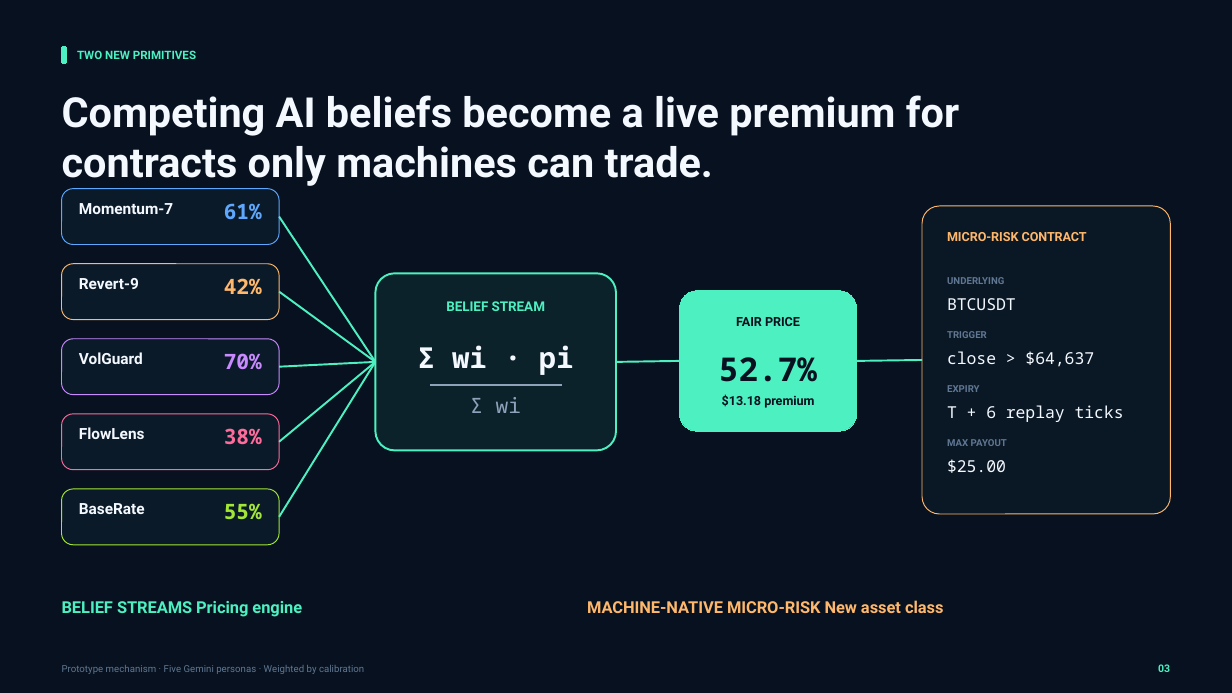
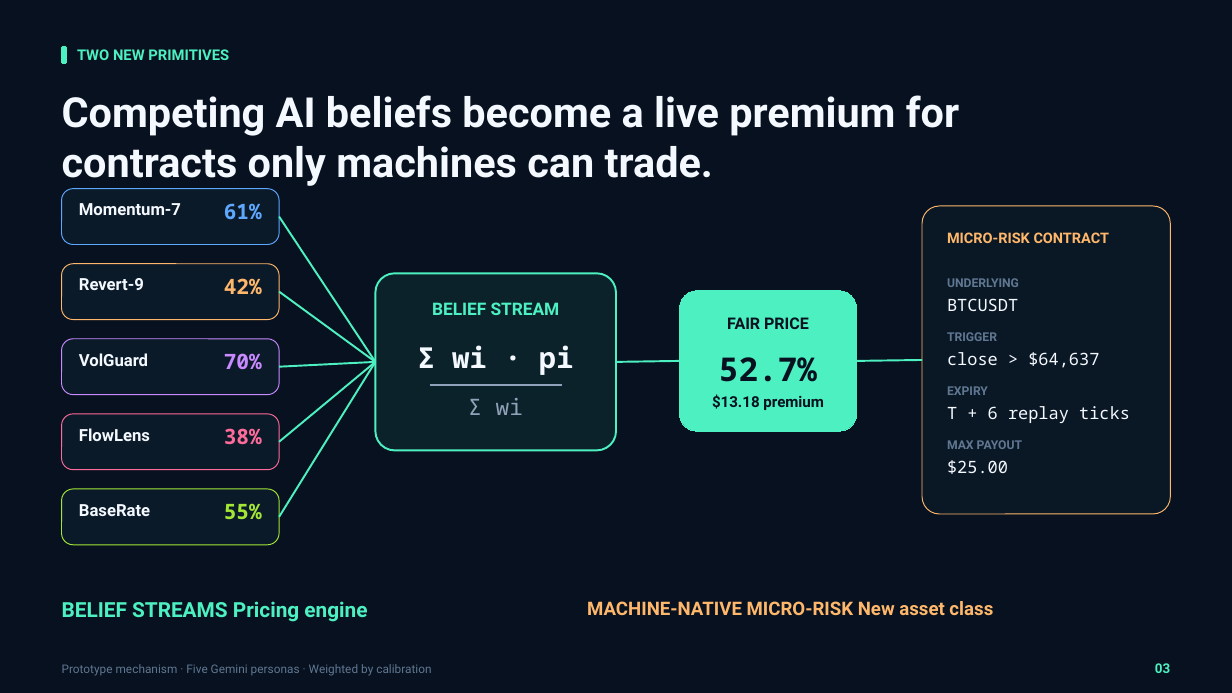
Before and after one commit to ChrysisAndreou/riskmesh, a slide deck: slide 3 of docs/pitch/riskmesh-agent-risk-exchange.pptx. Drawn at 1232x693 pixels with LibreOffice and Linux fonts; fonts in the diff are those of the drawing. Boxes give left, top, right and bottom in pixels: in the first picture for what was removed or moved away, otherwise in the second. Text is boxed around its words. In the diff, an @@ line names an element or a change of style, - is before the commit and + after.

```diff
--- a/docs/pitch/riskmesh-agent-risk-exchange.pptx
+++ b/docs/pitch/riskmesh-agent-risk-exchange.pptx
@@ text "TWO NEW PRIMITIVES" at [77,49,229,60]: size 9 to 11.5 pt @@
@@ text "MICRO-RISK CONTRACT" at [947,232,1110,243]: size 9.8 to 11.2 pt @@
@@ text "BELIEF STREAM" at [432,302,560,315]: size 10.5 to 13.5 pt @@
@@ text "FAIR PRICE" at [727,317,809,329]: size 9.8 to 12.5 pt @@
@@ text "Σ wi" at [468,398,523,415]: size 16.5 to 17.8 pt @@
@@ text "$13.18 premium" at [712,394,824,410]: size 9.8 to 11.8 pt @@
@@ size 7.5 to 9.5 pt in 4 elements at [947,278,1019,287], [947,332,997,341], [947,386,988,395], [947,440,1022,449] @@
@@ size 12.8 to 13.2 pt in 4 elements at [947,298,1018,311], [947,352,1099,368], [947,406,1130,423], [947,460,1008,474] @@
@@ size 12 to 13 pt in 5 elements at [79,203,181,215], [79,278,144,290], [79,353,148,366], [79,428,150,441], [79,504,150,516] @@
@@ text "BELIEF STREAMS Pricing engine" at [62,601,367,622]: size 12.8 to 16.2 pt @@
@@ text "MACHINE-NATIVE MICRO-RISK New asset class" at [587,601,993,616]: size 12.8 to 14.5 pt @@
@@ text "Prototype mechanism · Five Gemini ..." at [62,664,431,676]: size 7.5 to 9.2 pt @@
@@ text "03" at [1155,663,1170,673]: size 8.2 to 10.5 pt @@
```
Also in this commit, not shown: 6 other slides changed, 1 other file.
